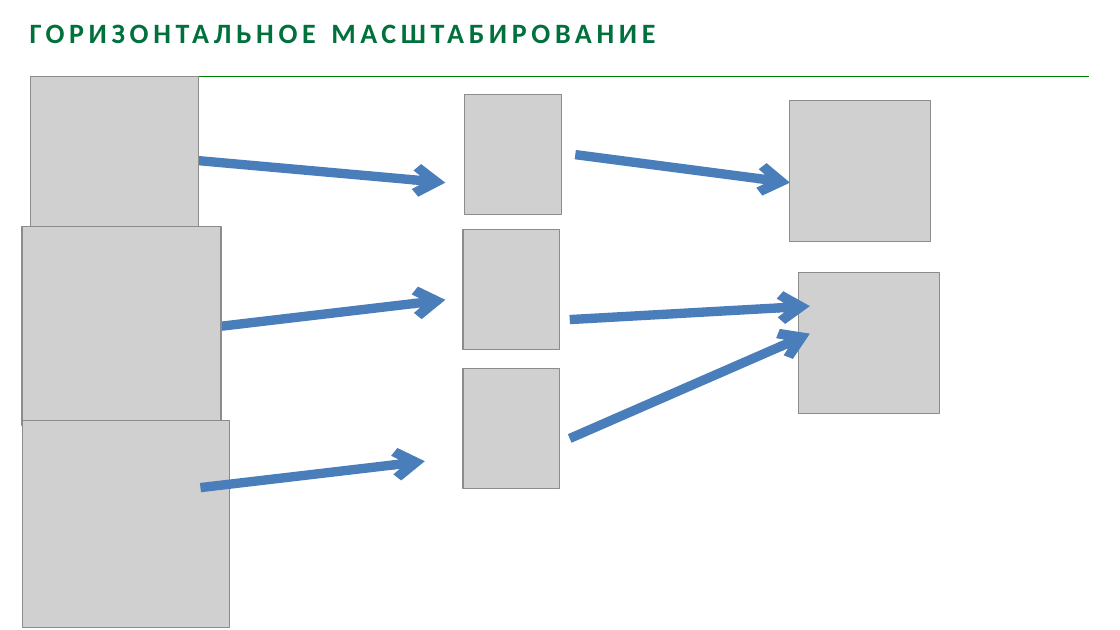
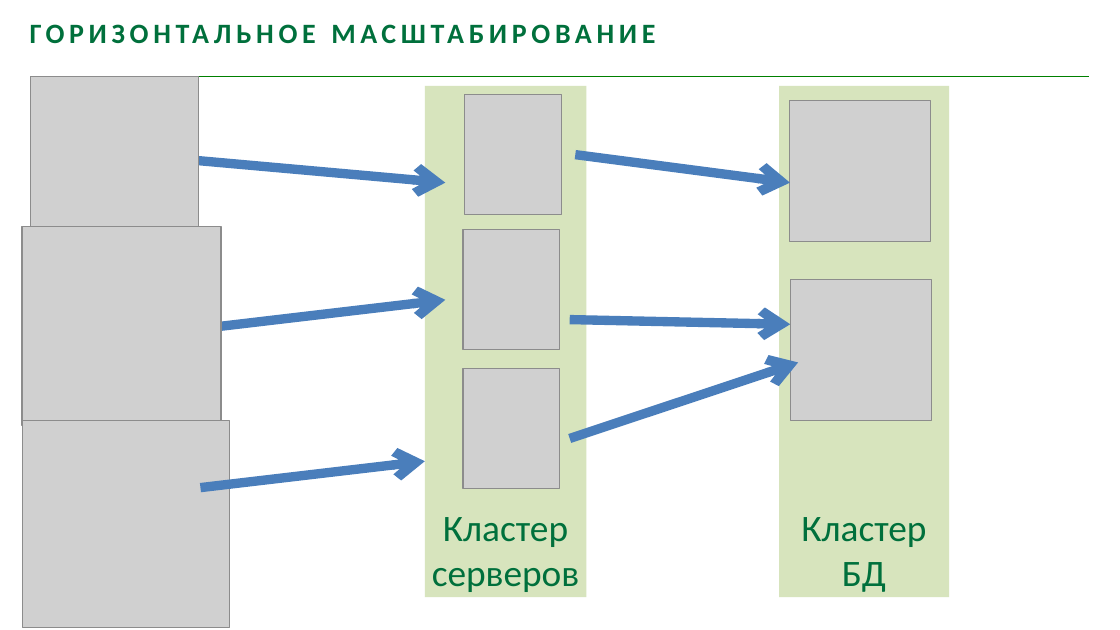
Before and after one commit to youhavebeenforked/JavaSchoolCourse, a slide deck: slide 7 of lessons/18_Hibernate/Лекция Distributed Systems.pptx. Drawn at 1120x630 pixels with LibreOffice and Linux fonts; fonts in the diff are those of the drawing; grey boxes stand for pictures; background and template pictures are left out. Boxes give left, top, right and bottom in pixels: in the first picture for what was removed or moved away, otherwise in the second. Text is boxed around its words. In the diff, an @@ line names an element or a change of style, - is before the commit and + after.

```diff
--- a/lessons/18_Hibernate/Лекция Distributed Systems.pptx
+++ b/lessons/18_Hibernate/Лекция Distributed Systems.pptx
@@ rectangle added at (424, 86, 586, 598), fill #D7E4BD @@
@@ rectangle added at (780, 86, 950, 598), fill #D7E4BD @@
@@ picture: place and size @@
-picture at (799, 272, 940, 413)
+picture at (791, 280, 932, 421)
@@ arrow moved from (570, 319) - (810, 306) to (570, 319) - (791, 325) @@
@@ arrow moved from (570, 438) - (810, 334) to (570, 438) - (799, 363) @@
@@ text added at (432, 517, 580, 592), 24 pt, text #00703C @@
+Кластер
+серверов
@@ text added at (801, 517, 926, 592), 24 pt, text #00703C @@
+Кластер
+БД
```
Also in this commit, not shown: 4 other slides changed, 1 slide added, 2 slides removed.
